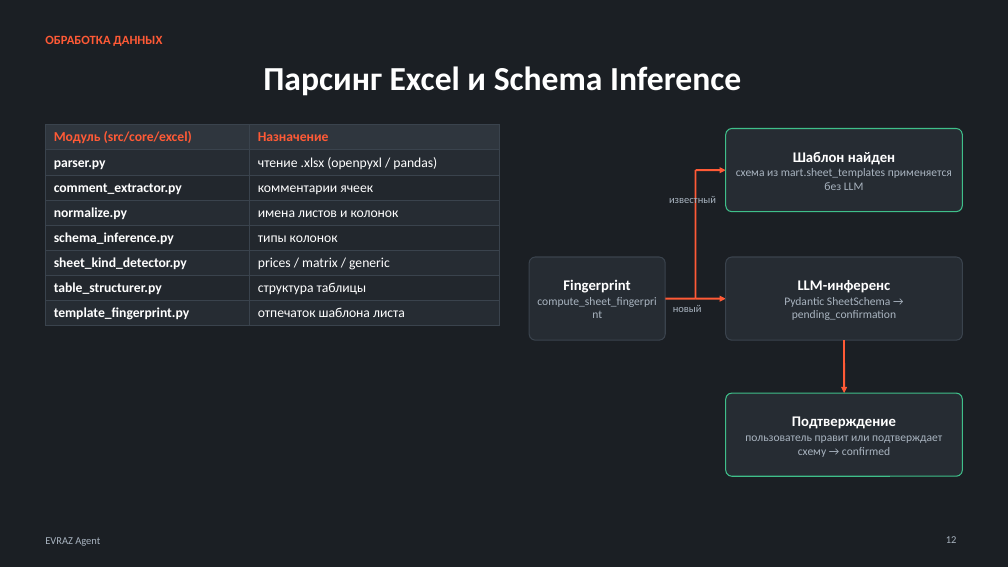
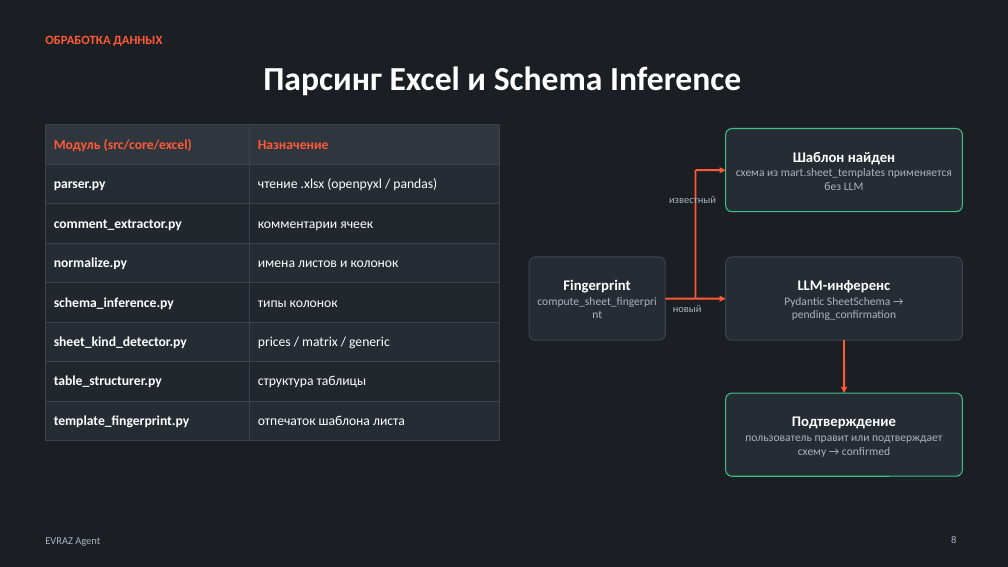
Before and after one commit to kostIT13/EVRAZ_ExcelAgent, a slide deck: slide 8 of data/EVRAZ_Agent_improved.pptx (slide 12 before the commit). Drawn at 1008x567 pixels with LibreOffice and Linux fonts; fonts in the diff are those of the drawing. Boxes give left, top, right and bottom in pixels: in the first picture for what was removed or moved away, otherwise in the second. Text is boxed around its words. In the diff, an @@ line names an element or a change of style, - is before the commit and + after.

```diff
--- a/data/EVRAZ_Agent_improved.pptx
+++ b/data/EVRAZ_Agent_improved.pptx
@@ table: place and size @@
-table at [45,125,499,324]
+table at [45,125,499,441]
@@ page number at [951,536,956,543]: text changed @@
-12
+8
```
Also in this commit, not shown: 3 other slides changed, 13 slides removed, 33 other files.
